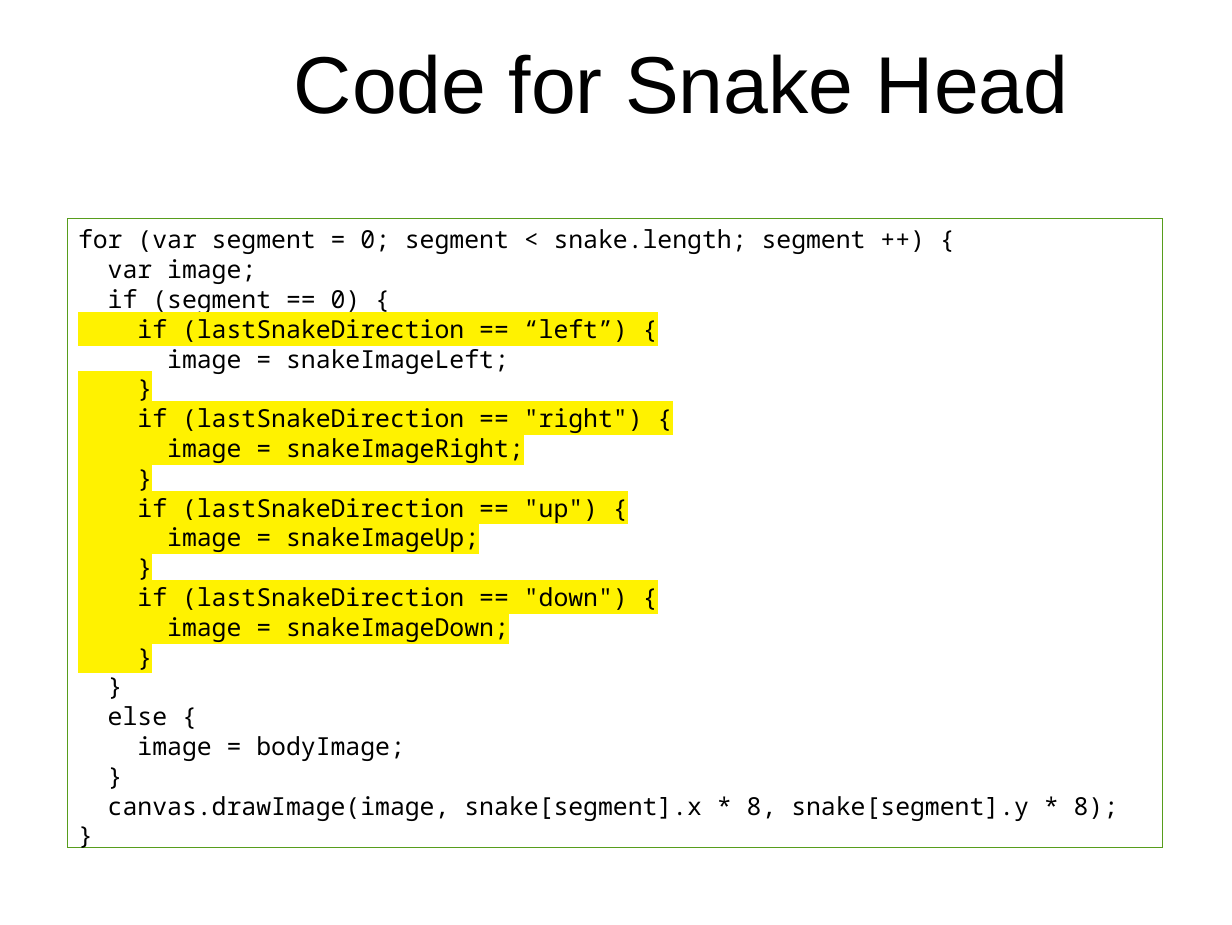
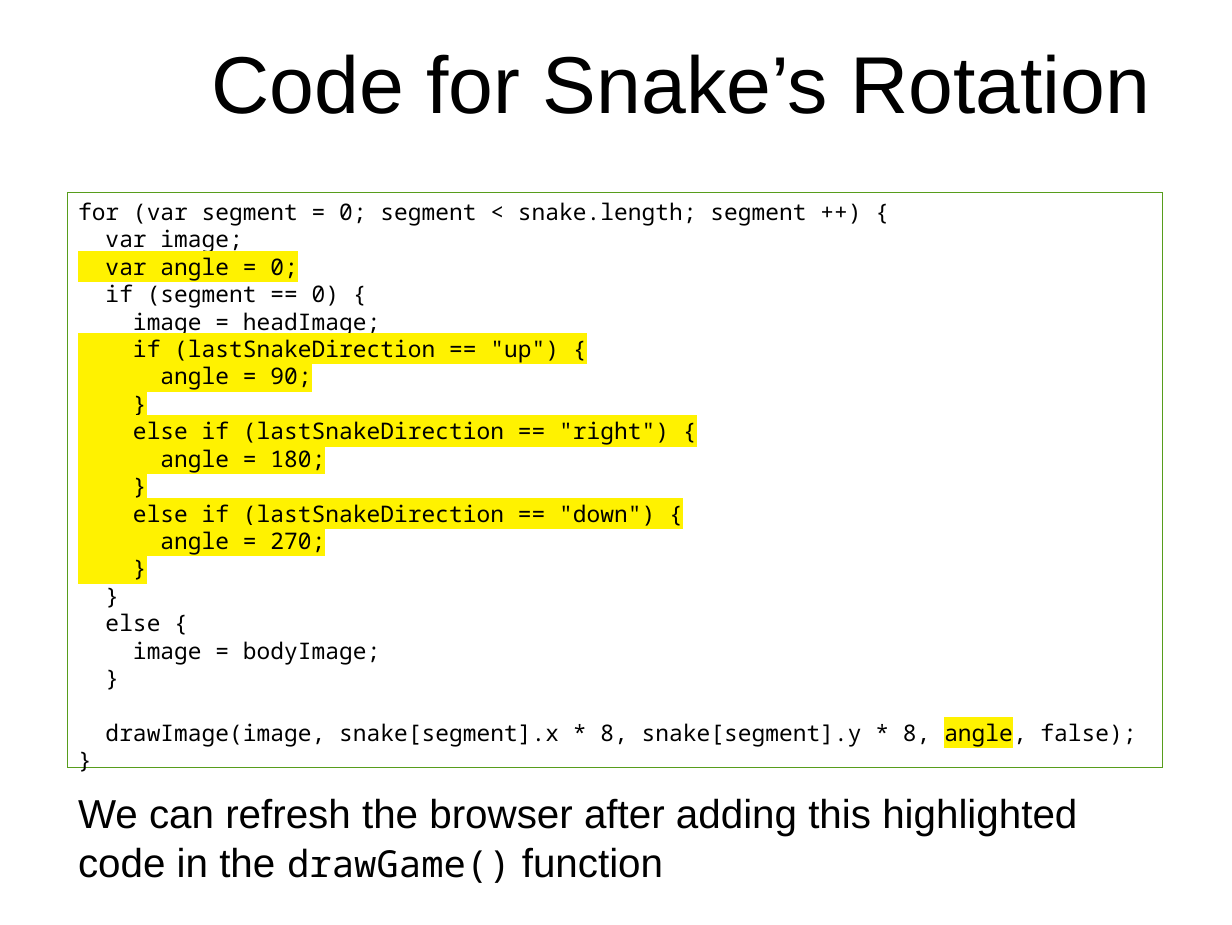
Before and after one commit to originalgrego/Slithers, a slide deck: slide 25 of Slithers - Explorathon 2018.odp (slide 22 before the commit). Drawn at 1232x925 pixels with LibreOffice and Linux fonts; fonts in the diff are those of the drawing; background and template pictures are left out. Boxes give left, top, right and bottom in pixels: in the first picture for what was removed or moved away, otherwise in the second. Text is boxed around its words. In the diff, an @@ line names an element or a change of style, - is before the commit and + after.

Commit message:
Updating presentation images with new code changes, adding more explanatory slides to helper functions, adding in slides about rotation, and adding more presentation images for all the new slides

```diff
--- a/Slithers - Explorathon 2018.odp
+++ b/Slithers - Explorathon 2018.odp
@@ title at bbox=[212, 54, 1151, 114]: text changed @@
-Code for Snake Head
+Code for Snake’s Rotation
@@ rectangle "for (var segment = 0; ...": place and size @@
-rectangle "for (var segment = 0; ..." at bbox=[67, 218, 1163, 846]
+rectangle "for (var segment = 0; ..." at bbox=[67, 192, 1163, 768]
@@ text in rectangle at bbox=[78, 202, 806, 665]: size 16 to 14.7 pt in "for (var segment = 0; segment < ...", "var image;", "if (segment == 0) {", "}" and 7 more places @@
@@ text in rectangle at bbox=[105, 257, 297, 281]: paragraph added @@
+var angle = 0;
@@ text in rectangle at bbox=[133, 312, 559, 390]: text changed; size 16 to 14.7 pt @@
-if (lastSnakeDirection == “left”) {
-image = snakeImageLeft;
+image = headImage;
+if (lastSnakeDirection == "up") {
+angle = 90;
@@ text in rectangle at bbox=[133, 421, 669, 473]: text changed; size 16 to 14.7 pt @@
-if (lastSnakeDirection == "right") {
-image = snakeImageRight;
+else if (lastSnakeDirection == "right") {
+angle = 180;
@@ text in rectangle at bbox=[133, 504, 655, 555]: text changed; size 16 to 14.7 pt @@
-if (lastSnakeDirection == "up") {
-image = snakeImageUp;
-}
-if (lastSnakeDirection == "down") {
-image = snakeImageDown;
+else if (lastSnakeDirection == "down") {
+angle = 270;
@@ text in rectangle at bbox=[105, 720, 1136, 747]: text changed; size 16 to 14.7 pt @@
-canvas.drawImage(image, snake[segment].x * 8, snake[segment].y * 8);
+drawImage(image, snake[segment].x * 8, snake[segment].y * 8, angle, false);
@@ text added at bbox=[78, 798, 1077, 883], 26 pt, text #000000 @@
+We can refresh the browser after adding this highlighted code in the drawGame() function
```
Also in this commit, not shown: 11 other slides changed, 7 slides added, 1 slide removed, 6 other files.
